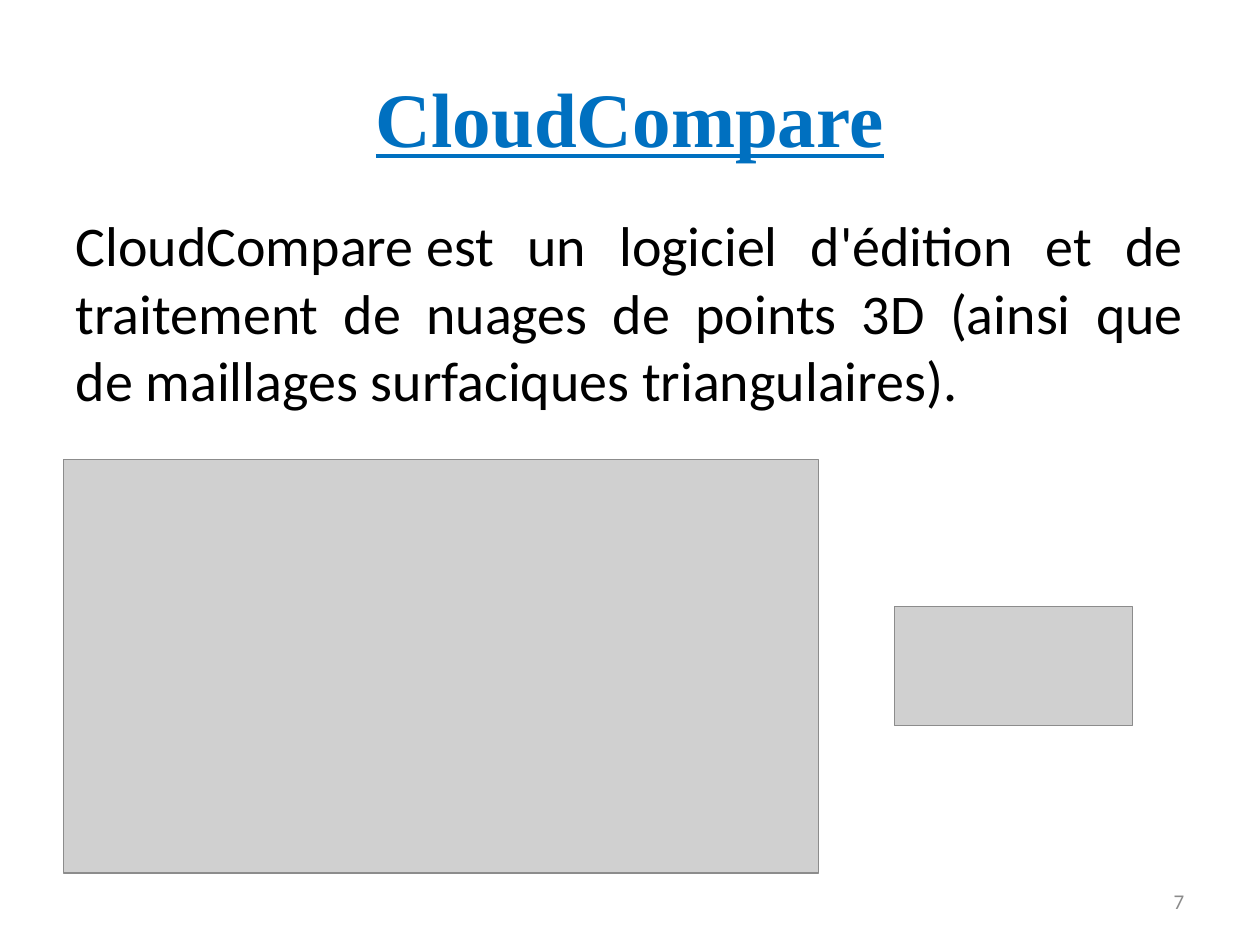
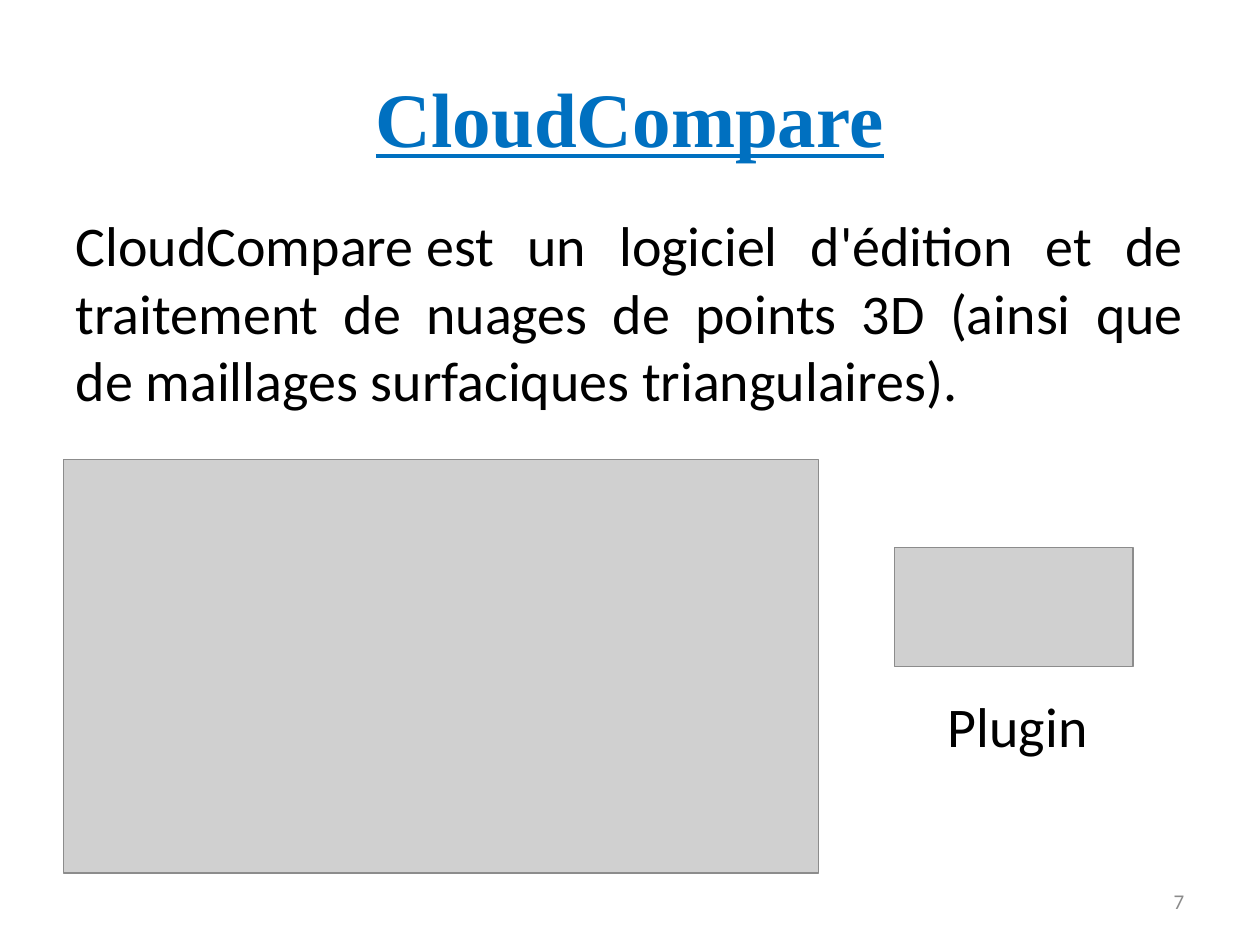
Before and after one commit to Mric26/M2-S1, a slide deck: slide 7 of Projet/Presentation.pptx. Drawn at 1260x945 pixels with LibreOffice and Linux fonts; fonts in the diff are those of the drawing; grey boxes stand for pictures. Boxes give left, top, right and bottom in pixels: in the first picture for what was removed or moved away, otherwise in the second. Text is boxed around its words. In the diff, an @@ line names an element or a change of style, - is before the commit and + after.

```diff
--- a/Projet/Presentation.pptx
+++ b/Projet/Presentation.pptx
@@ picture: place and size @@
-picture at bbox=[895, 607, 1133, 726]
+picture at bbox=[895, 547, 1133, 665]
@@ text added at bbox=[948, 708, 1088, 757], 32 pt, text #000000 @@
+Plugin
```
Also in this commit, not shown: 7 other slides changed, 2 slides added, 10 other files.
